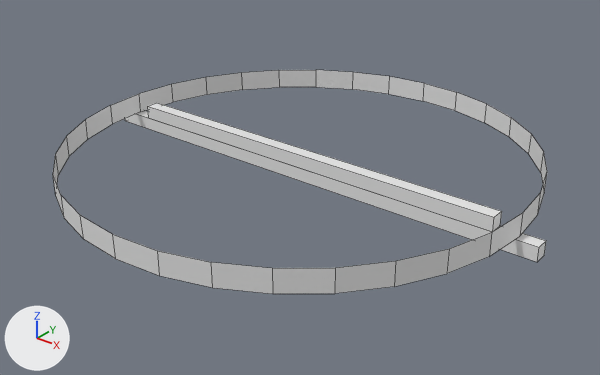
Two versions of the Blender file cupholder/base.blend, one commit apart.
One viewpoint serves both versions: a 50 mm camera at (67.8, -84.7, 48.8) aimed at (1.1, -1.3, -2.9). The axes (+X, +Y, +Z) are drawn at lower left. The lights are the same throughout. Mesh edges are drawn as thin lines.
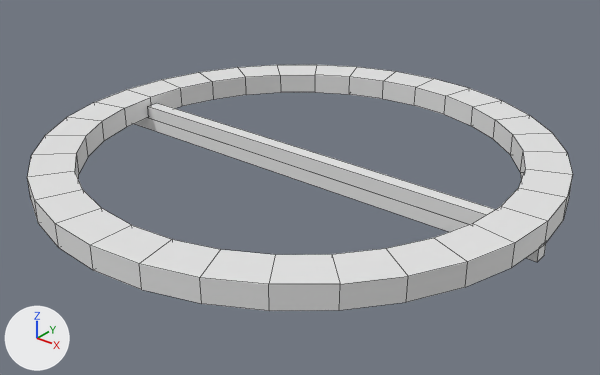
Diff of the bpy script that builds the scene:
```diff
--- a/cupholder/base.blend.py
+++ b/cupholder/base.blend.py
@@ me_circle_002 @@
 # used by ob_circle_002; location = (0.0, 0.0, 0.0); scale = (0.465, 0.465, 0.08)
-me_circle_002.from_pydata(...)  # 64 vertices, 32 faces; spans x -72.5..72.5, y -72.5..72.5, z 0.0..40.0
+me_circle_002.from_pydata(...)  # 128 vertices, 128 faces; spans x -86.4..86.4, y -86.4..86.4, z 0.0..40.0
+# me_circle_002 part 1
+# 32 vertices are added at x -86.4..86.4, y -86.4..86.4, z 0.0
+# 32 new vertices lie (0.0, 0.0, 40.0) away from vertices in x -86.4..86.4, y -86.4..86.4, z 0.0
+# 96 new faces join them
@@ ob_circle_002 @@
 ob_circle_002.location = (0.0, 0.0, 0.0)
-ob_circle_002.scale = (0.465, 0.465, 0.08)
+ob_circle_002.scale = (0.427, 0.427, 0.08)
```

Changed parts and their boxes (x1, y1, x2, y2) in the pictures (600 x 375 px):
'Circle.002', reshaped, rescaled (11% wider, 10% taller)
    before: (53, 70, 547, 294)
    after: (27, 65, 573, 311)
part 1 of me_circle_002, added
    after: (27, 65, 573, 311)
